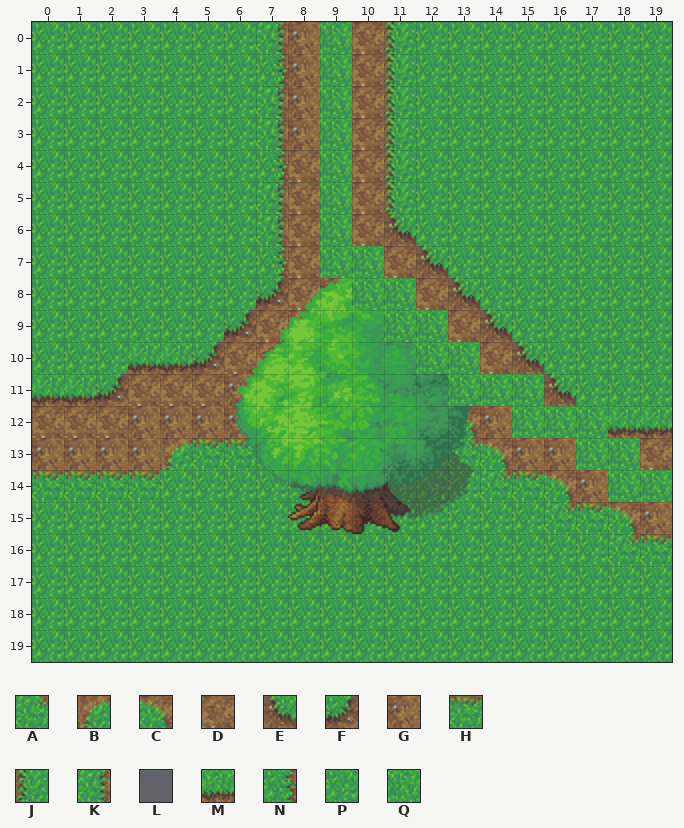
An edit to a level. Tiled map (JSON), assets/maps/tree.json. The picture above was drawn from the file before the commit.
Cells are 32x32 px. Shown: x 0..19, y 0..19.
Key: from "grass-tiles-2-small": A 3, B 4, C 5, D 7, E 16, F 17, G 18, H 25, J 26, K 27, L 34, M 36, N 39, P 61, Q 71.
_ is an empty cell, # one hidden under a higher layer.
Layers that did not change in this view are not listed.
Layer "Background" before, first column x 0:
 0 PPPPPPPKG#DJPPPPPPPP
 1 PPPPPPPNG#DJPPPPPPPP
 2 PPPPPPPKG#DJPPPPPPPP
 3 PPPPPPPKG#DJPPPPPPPP
 4 PPPPPPPND#DJPPPPPPPP
 5 PPPPPPPKD#DJPPPPPPPP
 6 PPPPPPPKD#DEPPPPPPPP
 7 PPPPPPPND##DEPPPPPPP
 8 PPPPPPPFDG##DEPPPPPP
 9 PPPPPPFDD####DEPPPPP
10 PPPMMFDD######DEPPPP
11 MMFDDDG#########EPPP
12 DDDGGGG######CG###MM
13 GGGGBHHP####PACGG##D
14 HHHHPPPPP##PPPAHCG##
15 PPPPPPPPPPPPPPPPAHCG
16 PPPPPPPPPPPPPPPPPPAH
17 PPPPPPPPPPPPPPPPPPPP
18 PPPPPPPPPPPPPPPPPPPP
19 PPPPPPPPPPPPPPPPPPPP
Layer "Path" before, first column x 0:
 0 _________Q__________
 1 _________Q__________
 2 _________Q__________
 3 _________Q__________
 4 ________LQ__________
 5 ________LQ__________
 6 _________Q__________
 7 _________QQ_________
 8 __________QQ________
 9 ___________QQ_______
10 ____________QQ______
11 _____________QQQ____
12 _______________QQQ__
13 _________________QQ_
14 __________________QQ
15 ____________________
16 ____________________
17 ____________________
18 ____________________
19 ____________________
The same view after the edit:
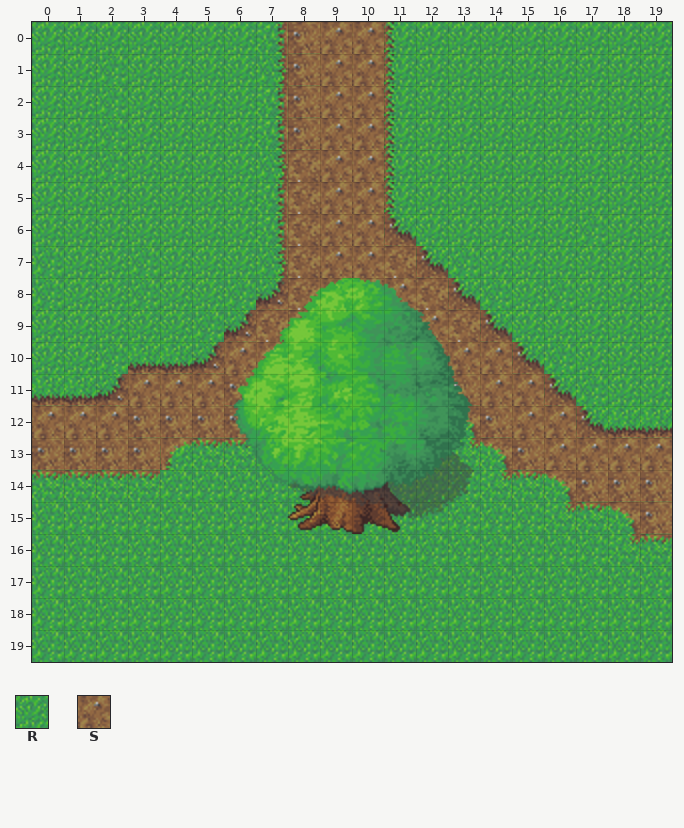
Further tiles: from "grass-tiles-2-small": R 0, S 6.
Change:
{"where": "layer \"Background\""}
{"y":0,"x":0,"old":"PPPPPPP","new":"RRRRRRR"}
{"y":0,"x":9,"old":"#D","new":"SS"}
{"y":0,"x":12,"old":"PPPPPPPP","new":"RRRRRRRR"}
{"y":1,"x":0,"old":"PP","new":"RR"}
{"y":1,"x":3,"old":"PPPP","new":"RRRR"}
{"y":1,"x":9,"old":"#D","new":"SS"}
{"y":1,"x":12,"old":"PPPPPPPP","new":"RRRRRRRR"}
{"y":2,"x":0,"old":"PP","new":"RR"}
{"y":2,"x":3,"old":"PPPP","new":"RRRR"}
{"y":2,"x":9,"old":"#D","new":"SS"}
{"y":2,"x":12,"old":"PPPPPPPP","new":"RRRRRRRR"}
{"y":3,"x":0,"old":"PP","new":"RR"}
{"y":3,"x":3,"old":"PPPP","new":"RRRR"}
{"y":3,"x":9,"old":"#D","new":"SS"}
{"y":3,"x":12,"old":"PPPPPPPP","new":"RRRRRRRR"}
{"y":4,"x":0,"old":"PP","new":"RR"}
{"y":4,"x":3,"old":"PPPP","new":"RRRR"}
{"y":4,"x":9,"old":"#D","new":"SS"}
{"y":4,"x":12,"old":"PPPPPPPP","new":"RRRRRRRR"}
{"y":5,"x":0,"old":"PPPPPPP","new":"RRRRRRR"}
{"y":5,"x":9,"old":"#D","new":"SS"}
{"y":5,"x":12,"old":"PPPPPPPP","new":"RRRRRRRR"}
{"y":6,"x":0,"old":"PPPPPPP","new":"RRRRRRR"}
{"y":6,"x":9,"old":"#D","new":"SS"}
{"y":6,"x":12,"old":"PPPPP","new":"RRRRR"}
{"y":6,"x":18,"old":"PP","new":"RR"}
{"y":7,"x":1,"old":"PP","new":"RR"}
{"y":7,"x":4,"old":"PPP","new":"RRR"}
{"y":7,"x":9,"old":"##","new":"SS"}
{"y":7,"x":14,"old":"PPPPPP","new":"RRRRRR"}
{"y":8,"x":1,"old":"PP","new":"RR"}
{"y":8,"x":4,"old":"PP","new":"RR"}
{"y":8,"x":9,"old":"G##","new":"SSS"}
{"y":8,"x":15,"old":"P","new":"R"}
{"y":8,"x":17,"old":"PPP","new":"RRR"}
{"y":9,"x":0,"old":"PPPPP","new":"RRRRR"}
{"y":9,"x":11,"old":"##","new":"SS"}
{"y":9,"x":15,"old":"PPPPP","new":"RRRRR"}
{"y":10,"x":0,"old":"PP","new":"RR"}
{"y":10,"x":6,"old":"DD","new":"SS"}
{"y":10,"x":12,"old":"##D","new":"SSS"}
{"y":10,"x":17,"old":"PPP","new":"RRR"}
{"y":11,"x":3,"old":"DDD","new":"SSS"}
{"y":11,"x":14,"old":"##","new":"SS"}
{"y":11,"x":18,"old":"PP","new":"RR"}
{"y":12,"x":0,"old":"DDD","new":"SSS"}
{"y":12,"x":15,"old":"##","new":"SS"}
{"y":13,"x":16,"old":"G##D","new":"SSSS"}
{"where": "layer \"Path\" (removed)"}
{"y":0,"x":9,"old":"Q","new":"_"}
{"y":1,"x":9,"old":"Q","new":"_"}
{"y":2,"x":9,"old":"Q","new":"_"}
{"y":3,"x":9,"old":"Q","new":"_"}
{"y":4,"x":9,"old":"Q","new":"_"}
{"y":5,"x":9,"old":"Q","new":"_"}
{"y":6,"x":9,"old":"Q","new":"_"}
{"y":7,"x":9,"old":"QQ","new":"__"}
{"y":8,"x":10,"old":"QQ","new":"__"}
{"y":9,"x":11,"old":"QQ","new":"__"}
{"y":10,"x":12,"old":"QQ","new":"__"}
{"y":11,"x":13,"old":"QQQ","new":"___"}
{"y":12,"x":15,"old":"QQQ","new":"___"}
{"y":13,"x":17,"old":"QQ","new":"__"}
{"y":14,"x":18,"old":"QQ","new":"__"}
